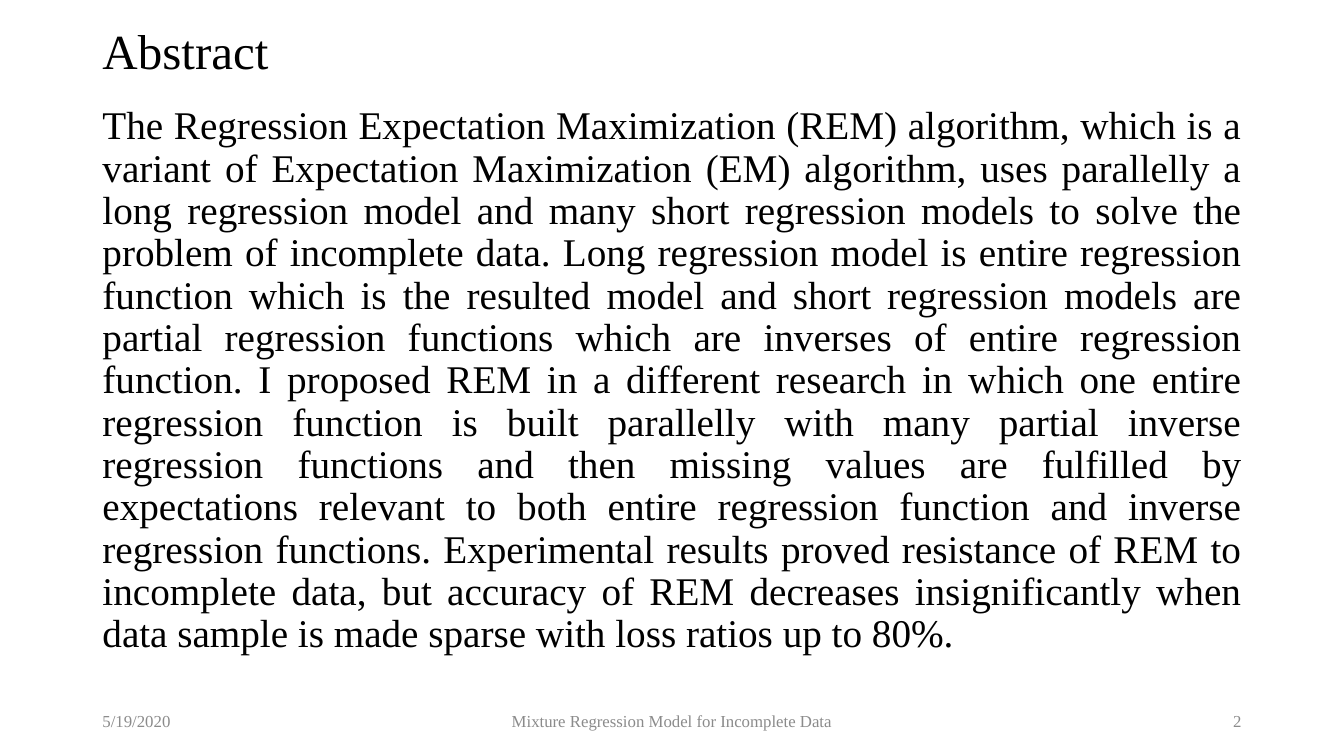
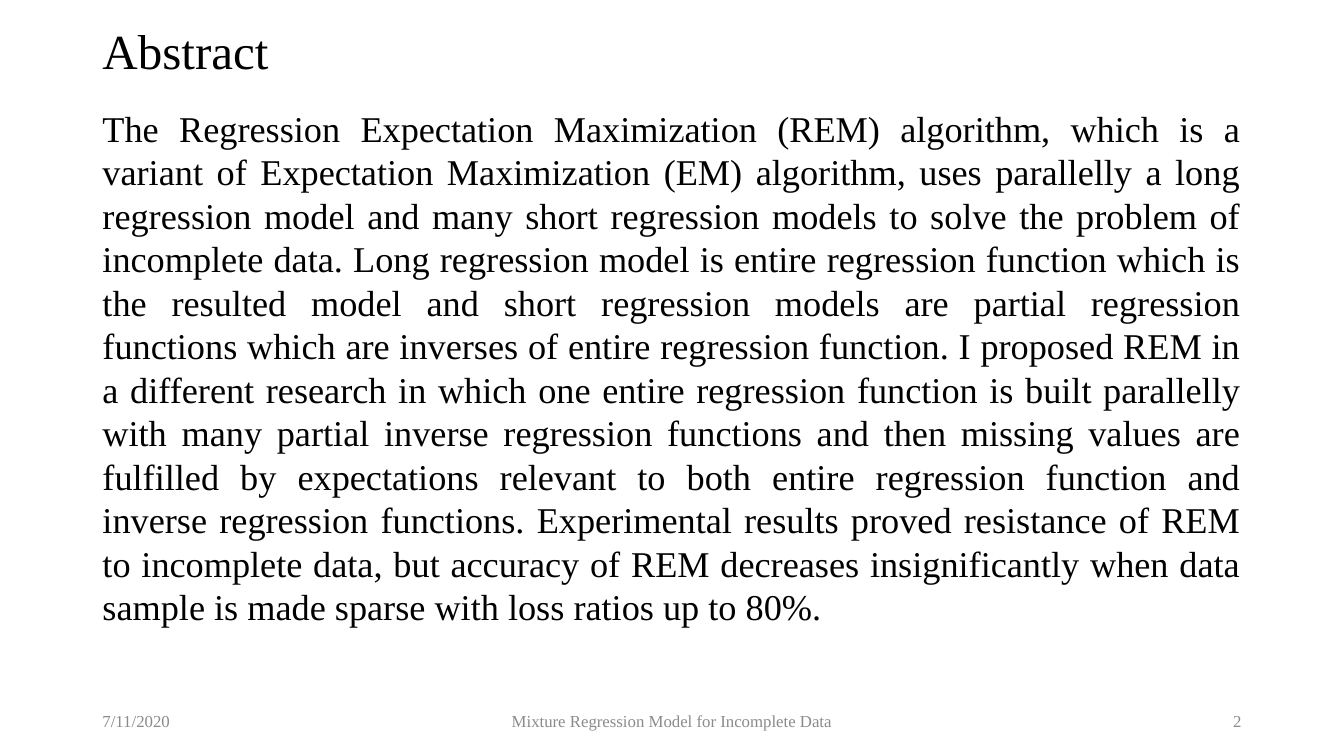
Before and after one commit to locnguyenacademic/sim, a slide deck: slide 2 of 2_design/MixtureRegressionModel/MixtureRegressionModel-RSC.pptx. Drawn at 1344x756 pixels with LibreOffice and Linux fonts; fonts in the diff are those of the drawing. Boxes give left, top, right and bottom in pixels: in the first picture for what was removed or moved away, otherwise in the second. Text is boxed around its words. In the diff, an @@ line names an element or a change of style, - is before the commit and + after.

```diff
--- a/2_design/MixtureRegressionModel/MixtureRegressionModel-RSC.pptx
+++ b/2_design/MixtureRegressionModel/MixtureRegressionModel-RSC.pptx
@@ text "The Regression Expectation Maximization (REM) ..." at (x1=102, y1=116, x2=1240, y2=628): size 28 to 25.9 pt; line spacing 0.9 to 1 @@
@@ text at (x1=102, y1=716, x2=169, y2=727): text changed @@
-5/19/2020
+7/11/2020
```
Also in this commit, not shown: 9 other slides changed, 11 slides added.
